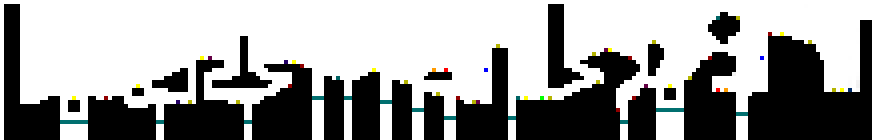
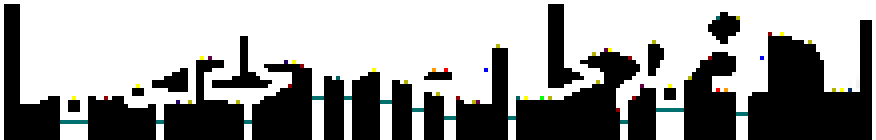
Revision of a layered 876 x 140 image; what changed, layer by layer:
painted on "Ebene 16" over [640, 84, 648, 88]
